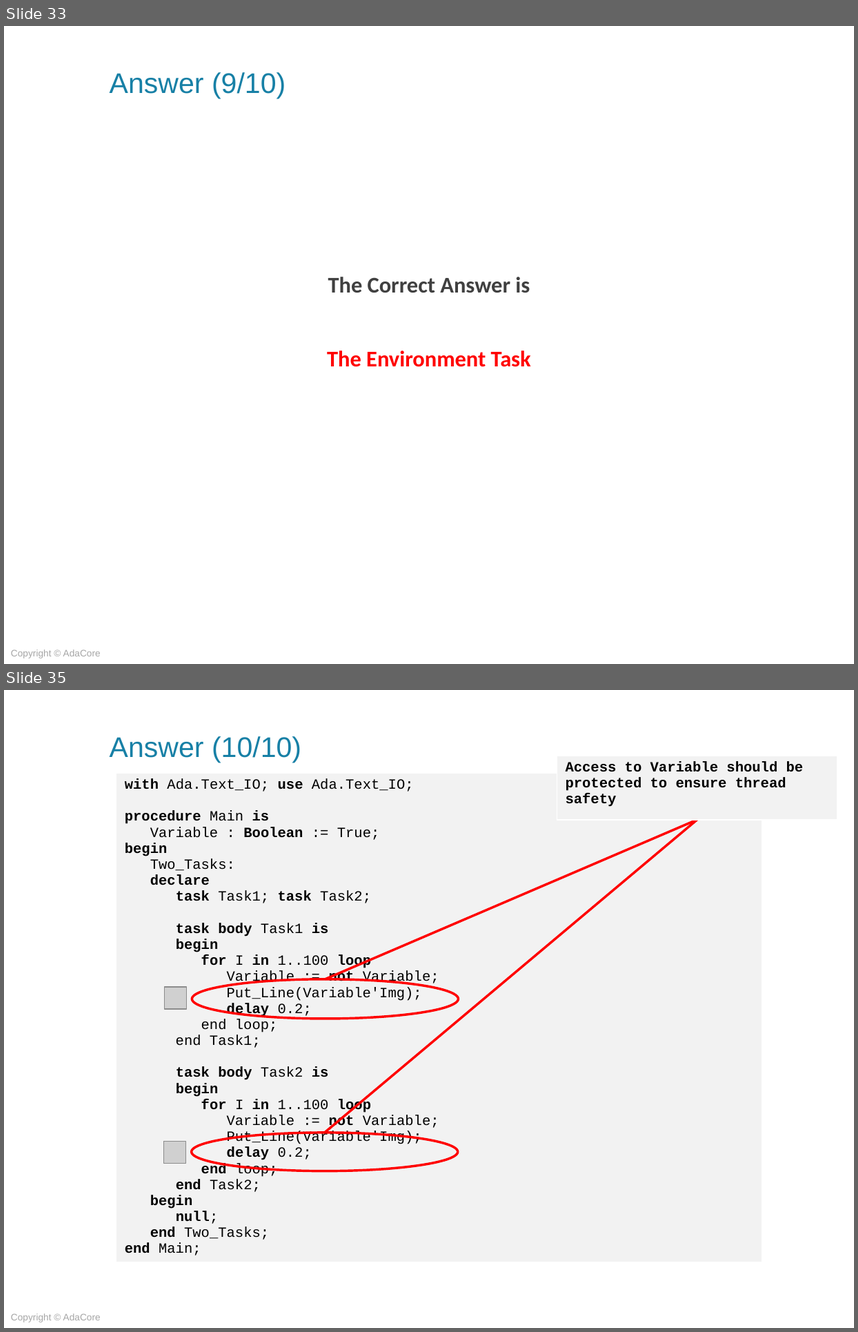
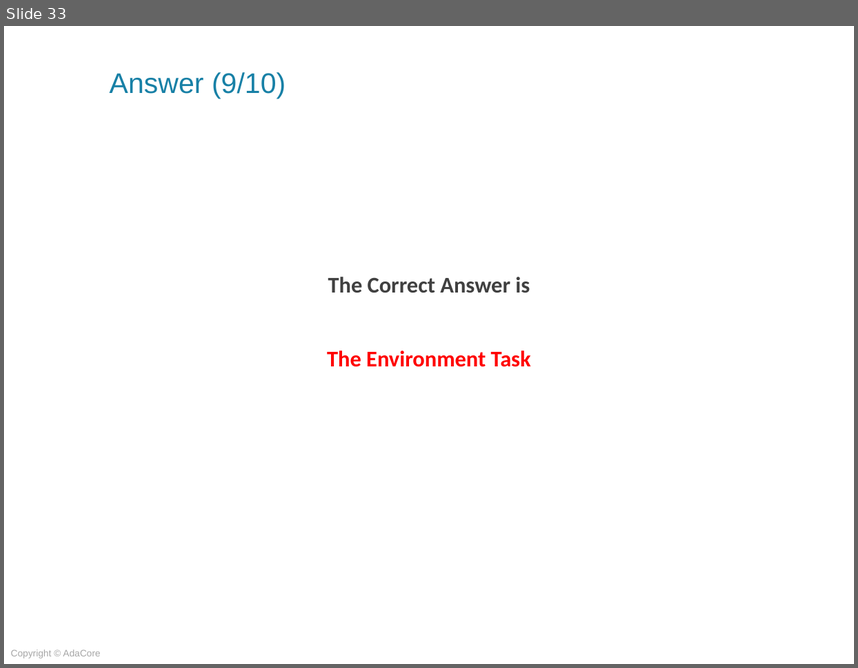
Before and after one commit to AdaCoreU/Courses, a slide deck: lectures/05_Concurrency/01_Basic_Concepts/Slides/01_Basic_Concepts.pptx. Shown one above the other, each under a label of ours: slides 33 and 35 before the commit, slide 33 after it; the slides between them are not shown. The pictures are 858x1332 and 858x668 pixels, drawn with LibreOffice and Linux fonts; fonts in the diff are those of the drawing; grey boxes stand for pictures; background and template pictures are left out. Boxes give left, top, right and bottom in pixels: in the first picture for what was removed or moved away, otherwise in the second. Text is boxed around its words. In the diff, an @@ line names an element or a change of style, - is before the commit and + after.

```diff
--- a/lectures/05_Concurrency/01_Basic_Concepts/Slides/01_Basic_Concepts.pptx
+++ b/lectures/05_Concurrency/01_Basic_Concepts/Slides/01_Basic_Concepts.pptx
@@ slide 35 removed at [4, 690, 854, 1328], background picture (left out); not listed: 1 template element that a slide beside it also shows @@
@@ title removed at [110, 736, 301, 762] @@
-Answer (10/10)
@@ table removed at [557, 756, 837, 819], 1 rows, 1 columns @@
-Access to Variable should be protected to ensure thread safety
@@ table removed at [116, 773, 762, 1292], 1 rows, 1 columns @@
-with Ada.Text_IO; use Ada.Text_IO; / procedure Main is / Variable : Boolean := True; / begin / Two_Tasks: / declare / task Task1; task Task2; / task body Task1 is / begin / for I in 1..100 loop / Variable := not Variable; / Put_Line(Variable'Img); / delay 0.2; / end loop; / end Task1; / task body Task2 is / begin / for I in 1..100 loop / Variable := not Variable; / Put_Line(Variable'Img); / delay 0.2; / end loop; / end Task2; / begin / null; / end Two_Tasks; / end Main;
@@ line removed from (697, 820) to (324, 1132) @@
@@ line removed from (697, 820) to (326, 979) @@
@@ ellipse removed at [192, 979, 458, 1018] @@
@@ picture removed at [165, 987, 187, 1009] @@
@@ picture removed at [164, 1141, 186, 1163] @@
@@ ellipse removed at [191, 1132, 457, 1170] @@
```
Also in this commit, not shown: 1 slide changed, 1 slide added, 1 other file.
